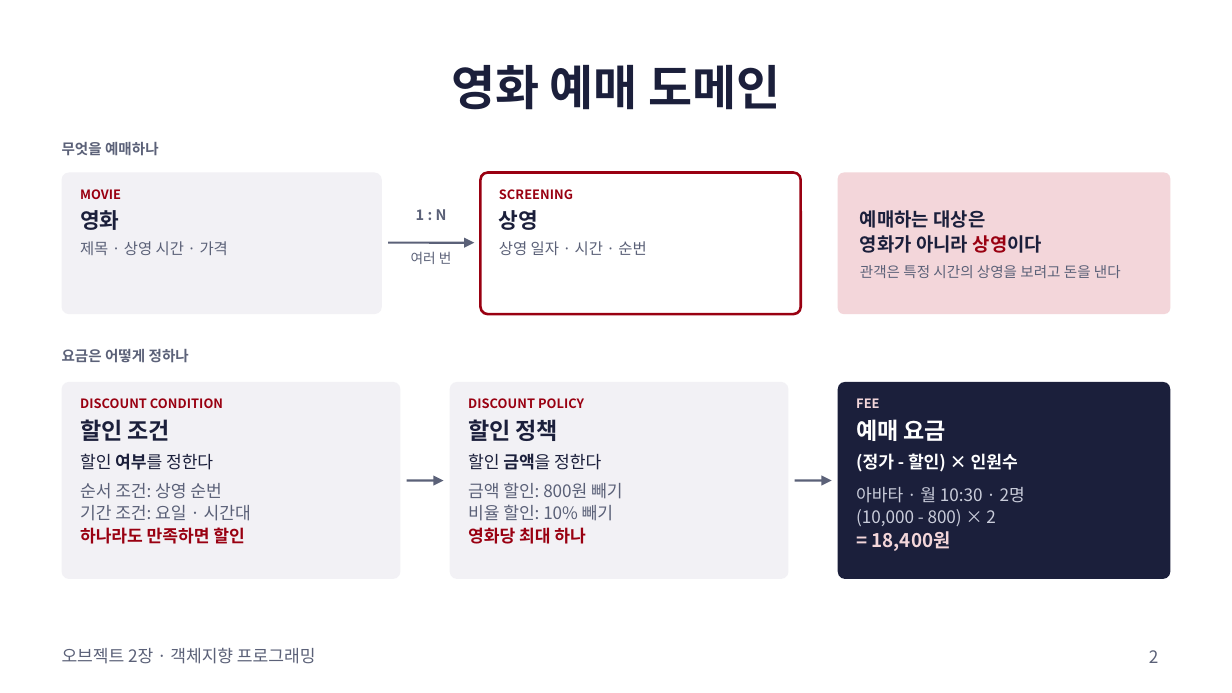
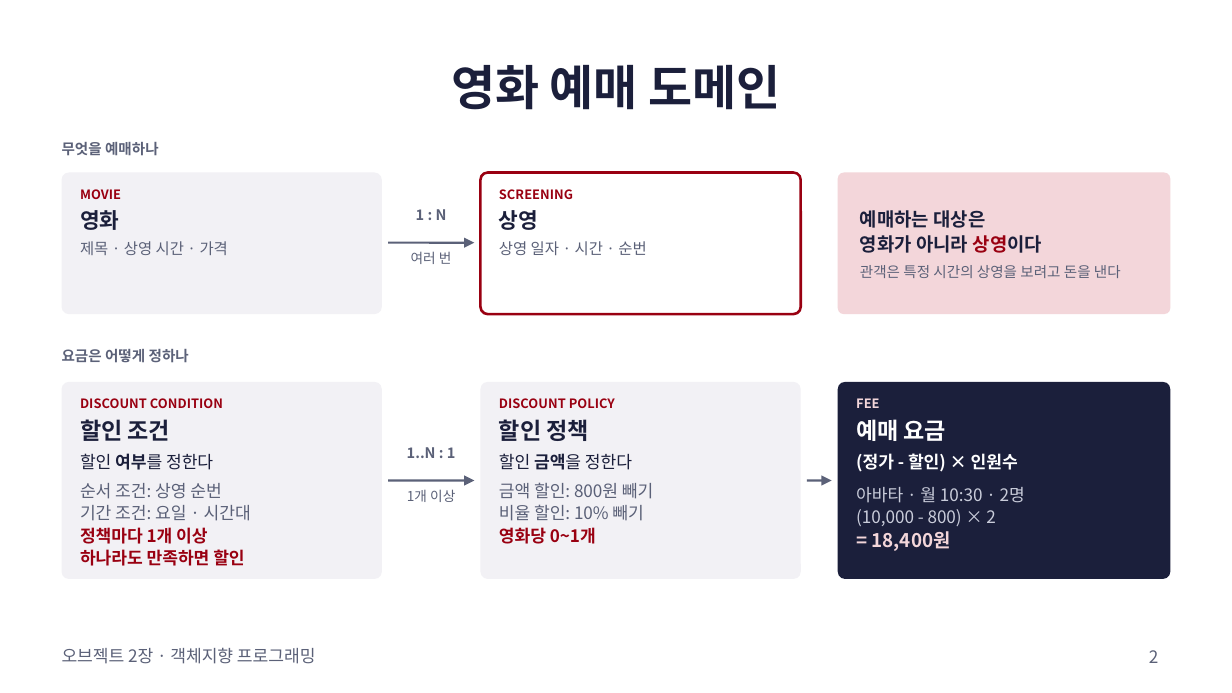
Before and after one commit to lee-mark01/object-study, a slide deck: slide 2 of iamkanguk97/week01/docs/chapter02-presentation.pptx. Drawn at 1232x693 pixels with LibreOffice and Linux fonts; fonts in the diff are those of the drawing. Boxes give left, top, right and bottom in pixels: in the first picture for what was removed or moved away, otherwise in the second. Text is boxed around its words. In the diff, an @@ line names an element or a change of style, - is before the commit and + after.

```diff
--- a/iamkanguk97/week01/docs/chapter02-presentation.pptx
+++ b/iamkanguk97/week01/docs/chapter02-presentation.pptx
@@ rounded rectangle: place and size @@
-rounded rectangle at box(62, 382, 400, 579)
+rounded rectangle at box(62, 382, 382, 579)
@@ rounded rectangle: place and size @@
-rounded rectangle at box(450, 382, 788, 579)
+rounded rectangle at box(480, 382, 801, 579)
@@ text "DISCOUNT POLICY": place and size @@
-text "DISCOUNT POLICY" at box(468, 398, 622, 544)
+text "DISCOUNT POLICY" at box(499, 398, 653, 544)
@@ text added at box(407, 447, 456, 458), 8.5 pt, text #5B6178, bold @@
+1..N : 1
@@ arrow moved from (407, 480) - (444, 480) to (388, 480) - (474, 480) @@
@@ text added at box(407, 489, 455, 502), 8 pt, text #5B6178 @@
+1개 이상
@@ arrow moved from (795, 480) - (832, 480) to (807, 480) - (832, 480) @@
@@ text at box(80, 527, 207, 544): paragraph added @@
+정책마다 1개 이상
@@ text at box(499, 527, 596, 544): text changed @@
-영화당 최대 하나
+영화당 0~1개
```
Also in this commit, not shown: 5 other slides changed, 5 slides added, 2 other files.
